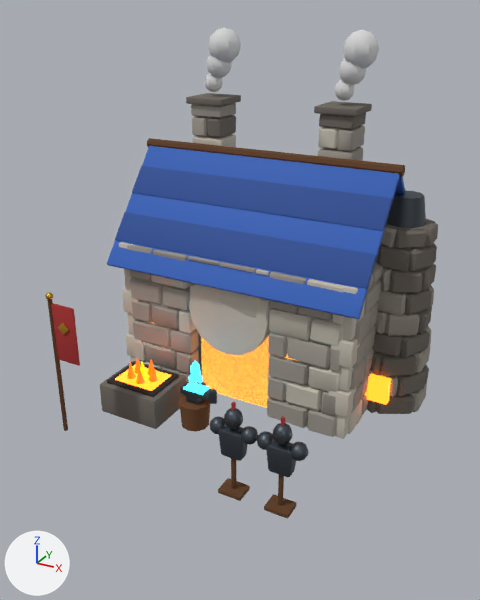
The glTF model modele3d/export/mapa/kuznia_poz17.glb: old version first, new version second.
The view is the same before and after, from a 50 mm camera at (6.42, -11.66, 8.63) aimed at (0.21, -0.38, 2.99). The axes (+X, +Y, +Z) are drawn at lower left. The lights are the same throughout. The picture after the commit comes second. Vertices at exactly the same position are counted once.

The older version as bpy lines, for what is in view:
```python
me_kuznia_poz17 = bpy.data.meshes.new('kuznia_poz17')
me_kuznia_poz17.from_pydata(...)  # 9084 vertices, 16984 faces; spans x -3.45..3.74, y -2.8..3.72, z 0.0..8.23
me_kuznia_poz17.materials.append(mat_mapa_stone_light)  # light grey #c4bdaf
me_kuznia_poz17.materials.append(mat_mapa_stone)  # grey #9a948a
me_kuznia_poz17.materials.append(mat_mapa_stone_dark)  # dark grey #6d665e
me_kuznia_poz17.materials.append(mat_mapa_forge_glow)  # orange #ff9a3c, glowing orange #ff9a3c
me_kuznia_poz17.materials.append(mat_mapa_roof)  # blue #2f5fb8
me_kuznia_poz17.materials.append(mat_mapa_roof_dark)  # blue #234a94
me_kuznia_poz17.materials.append(mat_mapa_wood_dark)  # brown #5e3b1c
me_kuznia_poz17.materials.append(mat_mapa_smoke)  # light grey #d8d8d8
me_kuznia_poz17.materials.append(mat_mapa_molten)  # orange #ff7a1a, glowing orange #ff7a1a
me_kuznia_poz17.materials.append(mat_mapa_iron)  # greyish blue #4d545c
me_kuznia_poz17.materials.append(mat_mapa_log_dark)  # brown #6b4423
me_kuznia_poz17.materials.append(mat_mapa_rune)  # cyan #2fd0ff, glowing cyan #2fd0ff
me_kuznia_poz17.materials.append(mat_mapa_coal)  # black #262321
me_kuznia_poz17.materials.append(mat_mapa_fire)  # orange #ff5200, glowing orange #ff5200
me_kuznia_poz17.materials.append(mat_mapa_fire_core)  # orange #ffae00, glowing orange #ffae00
me_kuznia_poz17.materials.append(mat_mapa_banner_red)  # red #a82a2a
me_kuznia_poz17.materials.append(mat_mapa_gold)  # orange #e0ac3c
ob_kuznia_poz17 = bpy.data.objects.new('kuznia_poz17', me_kuznia_poz17)
ob_kuznia_poz17.location = (0.0, 0.0, 0.0)
```
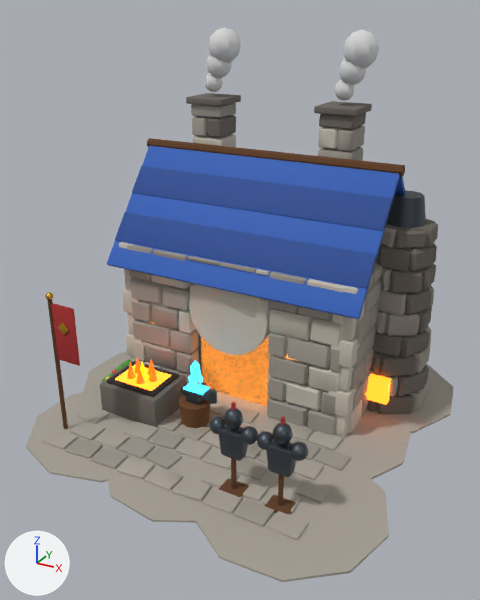
Boxes [x1, y1, x2, y2] around the edits, measured in the pictures (480 x 600 px):
'kuznia_poz17', reshaped (9% wider, 13% taller)
    before: [45, 27, 438, 519]
    after: [26, 27, 454, 582]
part 1 of me_kuznia_poz17, added
    after: [26, 392, 135, 482]
part 2 of me_kuznia_poz17, added
    after: [82, 352, 131, 419]
part 3 of me_kuznia_poz17, added
    after: [105, 427, 218, 523]
part 4 of me_kuznia_poz17, added (mostly hidden)
    after: [171, 392, 262, 458]
part 5 of me_kuznia_poz17, added
    after: [192, 455, 389, 582]
part 6 of me_kuznia_poz17, added
    after: [249, 405, 410, 482]
part 7 of me_kuznia_poz17, added
    after: [354, 363, 454, 433]
part 8 of me_kuznia_poz17, added
    after: [42, 360, 351, 540]

The change, as a list of edits to the scene's bpy script:
```text
Add mat_mapa_flower_r:
    mat_mapa_flower_r = principled_material('mapa_flower_r')
    mat_mapa_flower_r.base_color = (0.745, 0.0648, 0.0648)  # red #e04848
    mat_mapa_flower_r.roughness = 0.7
Add mat_mapa_leaves:
    mat_mapa_leaves = principled_material('mapa_leaves')
    mat_mapa_leaves.base_color = (0.0782, 0.323, 0.0423)  # green #4f9a3a
    mat_mapa_leaves.roughness = 0.85
Add mat_mapa_flower_y:
    mat_mapa_flower_y = principled_material('mapa_flower_y')
    mat_mapa_flower_y.base_color = (0.888, 0.631, 0.0685)  # yellow #f2d04a
    mat_mapa_flower_y.roughness = 0.7
Add mat_mapa_paving:
    mat_mapa_paving = principled_material('mapa_paving')
    mat_mapa_paving.base_color = (0.392, 0.356, 0.305)  # grey #a8a196
    mat_mapa_paving.roughness = 0.95
Change me_kuznia_poz17:
    used by ob_kuznia_poz17; location = (0.0, 0.0, 0.0)
    remove me_kuznia_poz17.from_pydata(...)  # 9084 vertices, 16984 faces; spans x -3.45..3.74, y -2.8..3.72, z 0.0..8.23
    add me_kuznia_poz17.from_pydata(...)  # 10608 vertices, 19728 faces; spans x -4.23..4.39, y -4.23..4.41, z -0.11..8.23
    me_kuznia_poz17 part 1: a new loose piece, a 10-sided cylinder along z spanning x -3.898..-0.346, y -3.931..-0.26, z 0.005..0.045, in mat_mapa_paving (grey #a8a196)
    me_kuznia_poz17 part 2: a new loose piece, a 10-sided cylinder along z spanning x -4.228..-0.564, y -1.794..1.984, z 0.004..0.046, in mat_mapa_paving (grey #a8a196)
    me_kuznia_poz17 part 3: a new loose piece, a 10-sided cylinder along z spanning x -1.675..1.893, y -4.058..-0.501, z 0.004..0.046, in mat_mapa_paving (grey #a8a196)
    me_kuznia_poz17 part 4: a new loose piece, a 10-sided cylinder along z spanning x -1.674..1.992, y -1.845..1.658, z 0.003..0.047, in mat_mapa_paving (grey #a8a196)
    me_kuznia_poz17 part 5: a new loose piece, a 10-sided cylinder along z spanning x 0.562..4.311, y -4.23..-0.614, z 0.003..0.047, in mat_mapa_paving (grey #a8a196)
    me_kuznia_poz17 part 6: a new loose piece, a 10-sided cylinder along z spanning x 0.394..3.949, y -1.671..1.9, z 0.002..0.048, in mat_mapa_paving (grey #a8a196)
    me_kuznia_poz17 part 7: a new loose piece, a 10-sided cylinder along z spanning x 0.4..4.393, y 0.429..4.409, z 0.001..0.049, in mat_mapa_paving (grey #a8a196)
    me_kuznia_poz17 part 8: 1212 vertices added at x -3.45..2.97, y -3.27..2.6, z -0.11..0.51
    other edits to the shape of me_kuznia_poz17 do not show in these pictures
    add me_kuznia_poz17.materials.append(mat_mapa_paving)  # grey #a8a196
    add me_kuznia_poz17.materials.append(mat_mapa_leaves)  # green #4f9a3a
    add me_kuznia_poz17.materials.append(mat_mapa_flower_r)  # red #e04848
    add me_kuznia_poz17.materials.append(mat_mapa_flower_y)  # yellow #f2d04a
```
